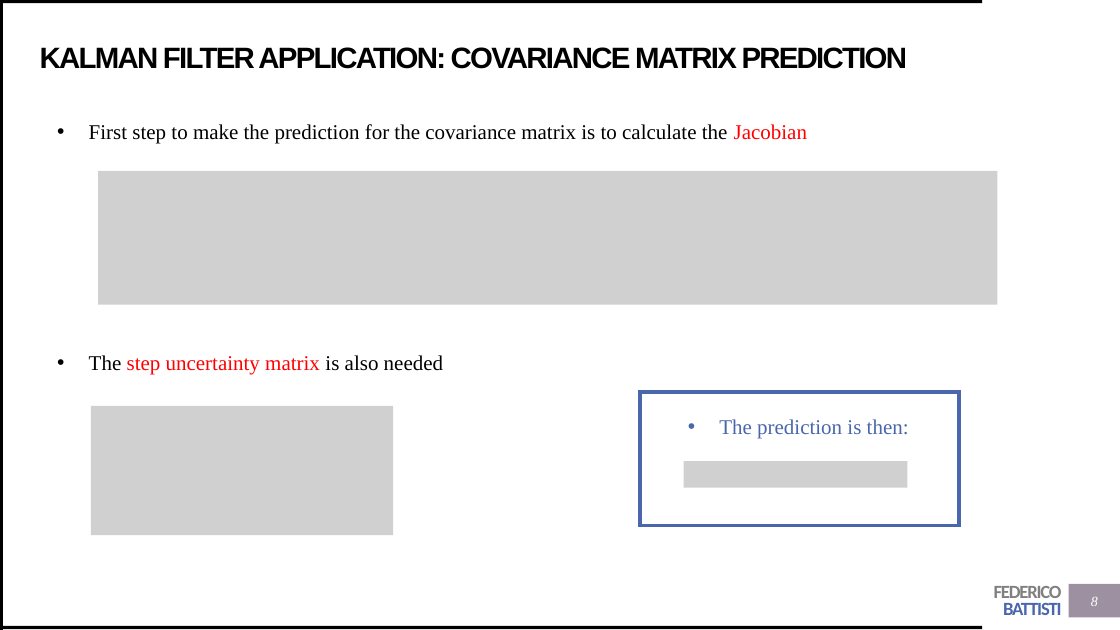
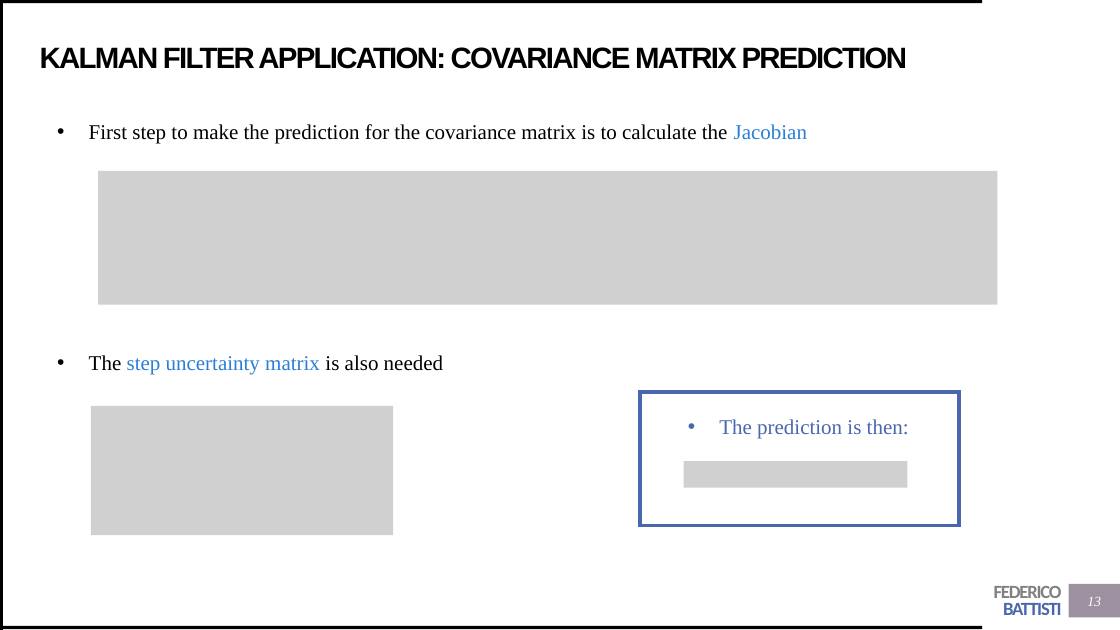
Before and after one commit to Trenchcoat95/OxfordCode, a slide deck: slide 13 of Presentations/Kalman Filter.pptx (slide 8 before the commit). Drawn at 1120x630 pixels with LibreOffice and Linux fonts; fonts in the diff are those of the drawing; grey boxes stand for pictures. Boxes give left, top, right and bottom in pixels: in the first picture for what was removed or moved away, otherwise in the second. Text is boxed around its words. In the diff, an @@ line names an element or a change of style, - is before the commit and + after.

Commit message:
new kalman presentation and toy montecarlo

```diff
--- a/Presentations/Kalman Filter.pptx
+++ b/Presentations/Kalman Filter.pptx
@@ text "First step to make the ..." at (89,124,807,144): text colour #FF0000 to #297FD5 in "Jacobian" @@
@@ text "The step uncertainty matrix is ..." at (89,355,443,375): text colour #FF0000 to #297FD5 in "step uncertainty matrix" @@
@@ page number at (1087,597,1101,606): text changed @@
-8
+13
```
Also in this commit, not shown: 11 other slides changed, 17 slides added, 55 other files.
